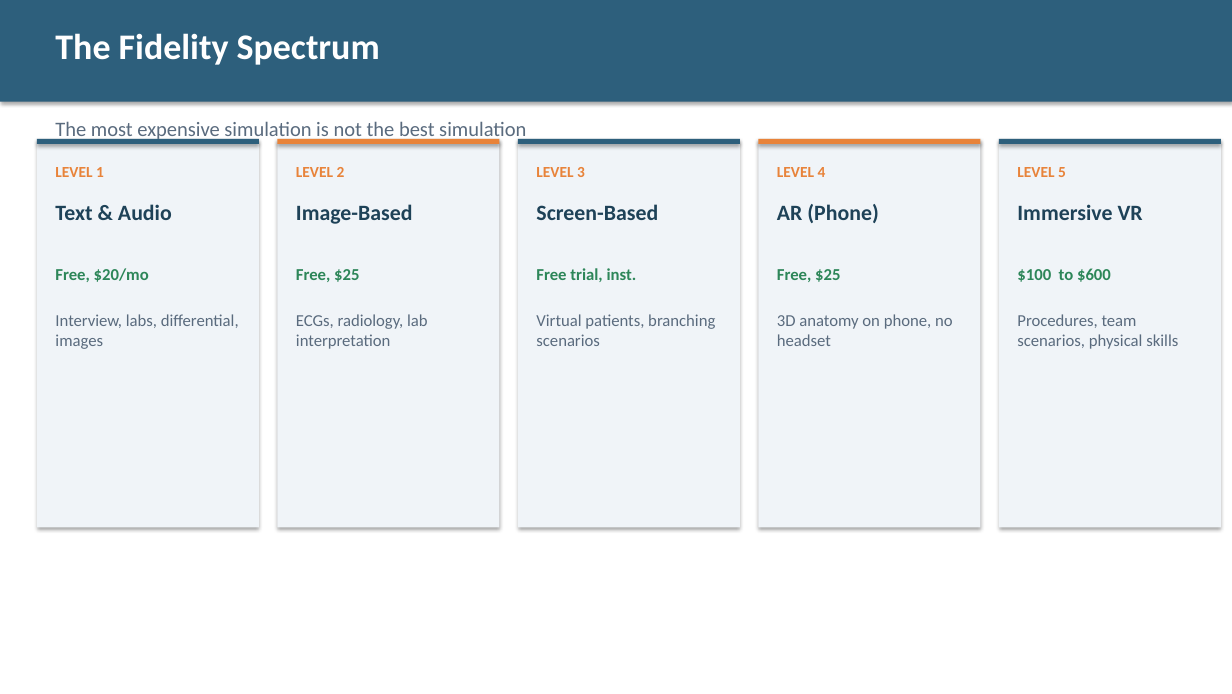
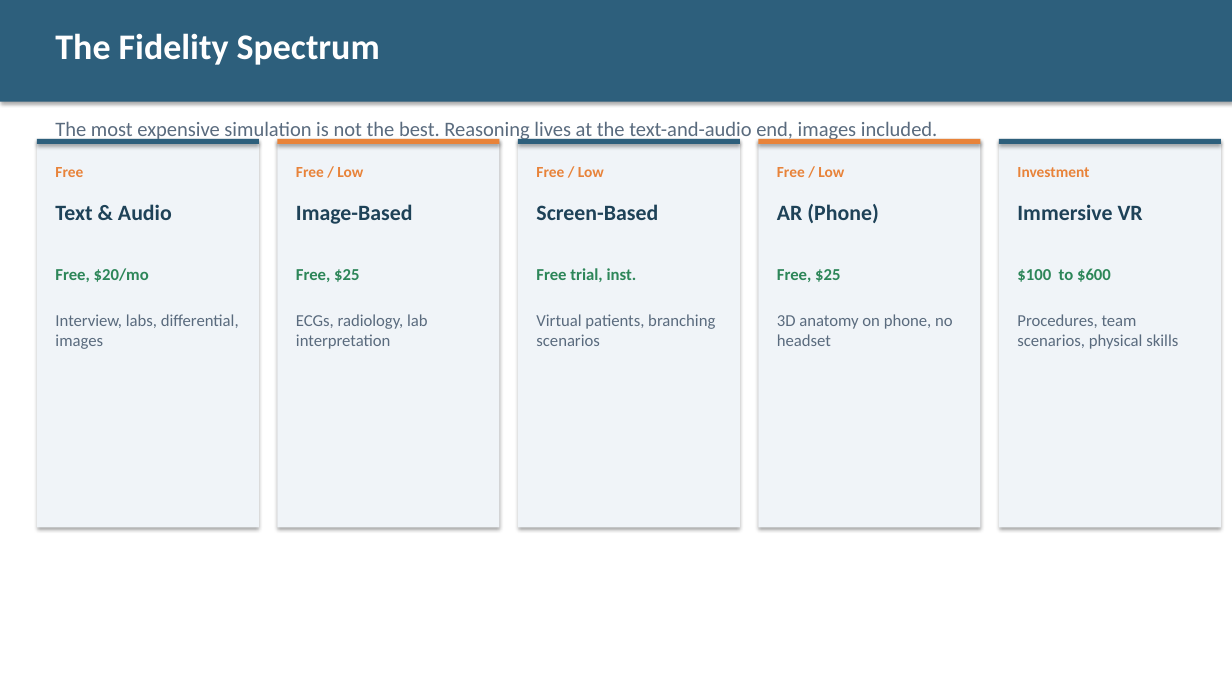
Before and after one commit to diana-brewer/digital-learning-unlocked, a slide deck: slide 14 of Digital Learning Unlocked - Slide Deck.pptx (slide 16 before the commit). Drawn at 1232x694 pixels with LibreOffice and Linux fonts; fonts in the diff are those of the drawing. Boxes give left, top, right and bottom in pixels: in the first picture for what was removed or moved away, otherwise in the second. Text is boxed around its words. In the diff, an @@ line names an element or a change of style, - is before the commit and + after.

```diff
--- a/Digital Learning Unlocked - Slide Deck.pptx
+++ b/Digital Learning Unlocked - Slide Deck.pptx
@@ text at (x1=55, y1=121, x2=937, y2=142): text changed @@
-The most expensive simulation is not the best simulation
+The most expensive simulation is not the best. Reasoning lives at the text-and-audio end, images included.
@@ text at (x1=55, y1=167, x2=83, y2=177): text changed @@
-LEVEL 1
+Free
@@ text at (x1=296, y1=167, x2=363, y2=177): text changed @@
-LEVEL 2
+Free / Low
@@ text at (x1=536, y1=167, x2=604, y2=177): text changed @@
-LEVEL 3
+Free / Low
@@ text at (x1=777, y1=167, x2=844, y2=177): text changed @@
-LEVEL 4
+Free / Low
@@ text at (x1=1017, y1=167, x2=1089, y2=177): text changed @@
-LEVEL 5
+Investment
```
Also in this commit, not shown: 8 other slides changed, 1 slide added, 4 slides removed, 3 other files.
